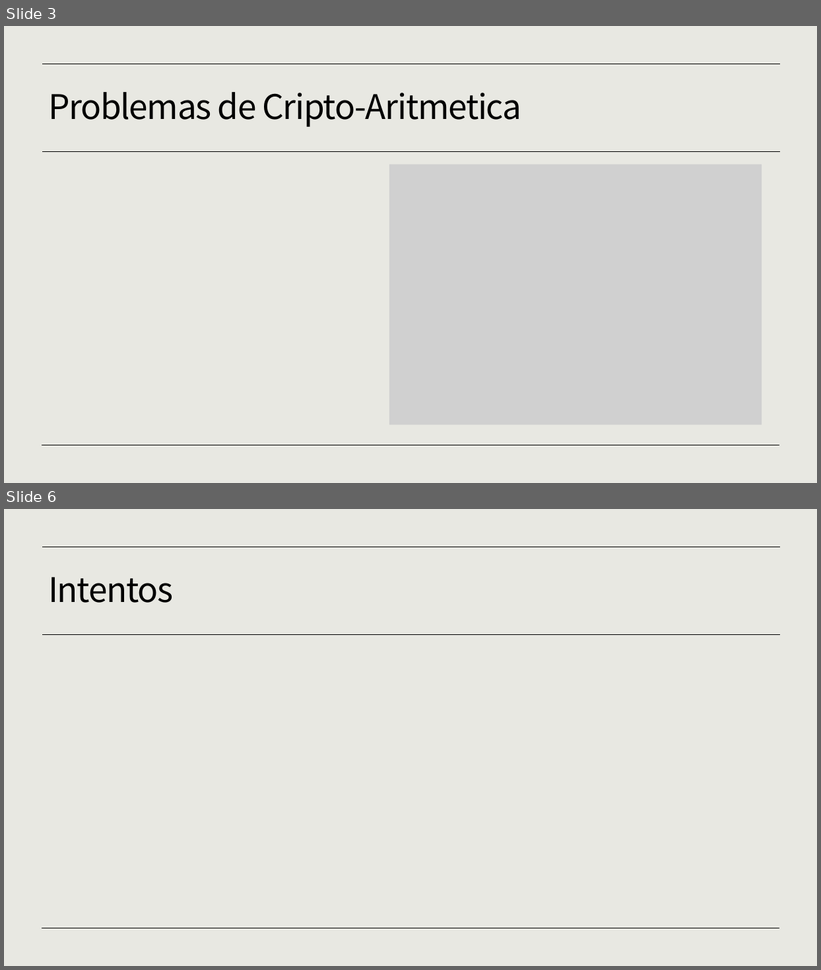
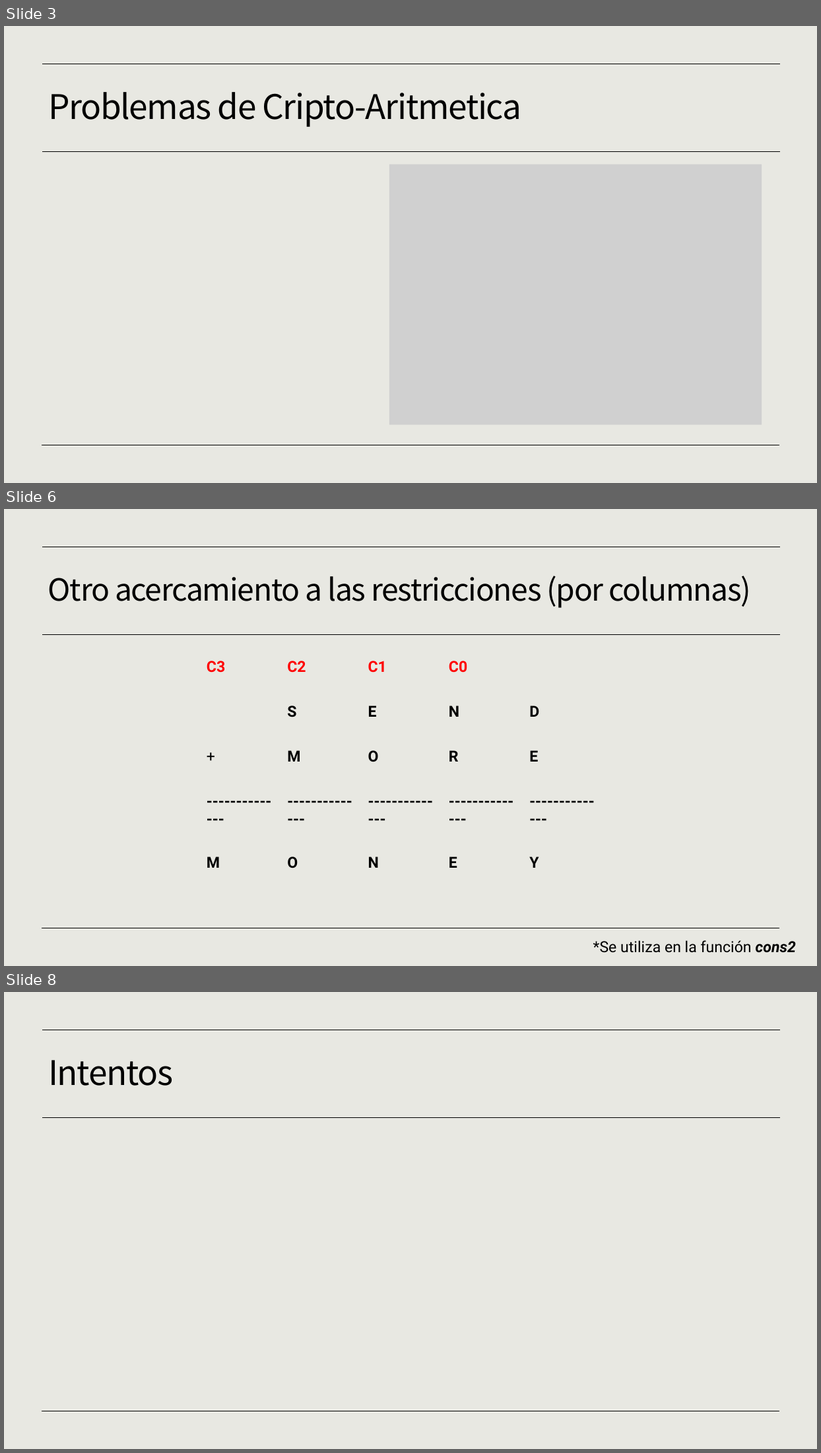
Before and after one commit to JavierCorralLizarraga/Artificial-intelligence, a slide deck: proyecto cripto-aritmetica/proyectocriptoaritmetica.pptx. Shown one above the other, each under a label of ours: slides 3 and 6 before the commit, slides 3, 6 and 8 after it; the slides between them are not shown. The pictures are 821x970 and 821x1453 pixels, drawn with LibreOffice and Linux fonts; fonts in the diff are those of the drawing; grey boxes stand for pictures. Boxes give left, top, right and bottom in pixels: in the first picture for what was removed or moved away, otherwise in the second. Text is boxed around its words. In the diff, an @@ line names an element or a change of style, - is before the commit and + after.

```diff
--- a/proyecto cripto-aritmetica/proyectocriptoaritmetica.pptx
+++ b/proyecto cripto-aritmetica/proyectocriptoaritmetica.pptx
@@ slide 6 added at (x1=4, y1=509, x2=817, y2=966), background #E8E8E2; not listed: 3 template elements that a slide beside it also shows @@
@@ title added at (x1=48, y1=576, x2=752, y2=608), 36 pt, text #000000 @@
+Otro acercamiento a las restricciones (por columnas)
@@ table added at (x1=201, y1=655, x2=603, y2=880), 5 rows, 5 columns @@
+C3 | C2 | C1 | C0 | 
+ | S | E | N | D
++ | M | O | R | E
+-------------- | -------------- | -------------- | -------------- | --------------
+M | O | N | E | Y
@@ text added at (x1=593, y1=941, x2=796, y2=953), 18 pt, text #000000 @@
+*Se utiliza en la función cons2
@@ what was slide 6 is now slide 8 @@
```
Also in this commit, not shown: 3 slides changed, 2 other slides added, 1 slide removed, 7 other files.
